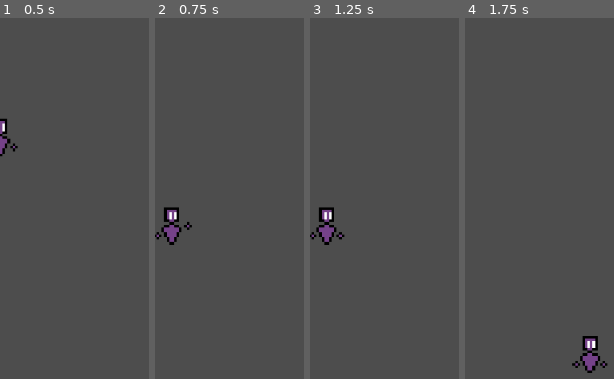
Above: before the commit, frames 1-4 (left to right).
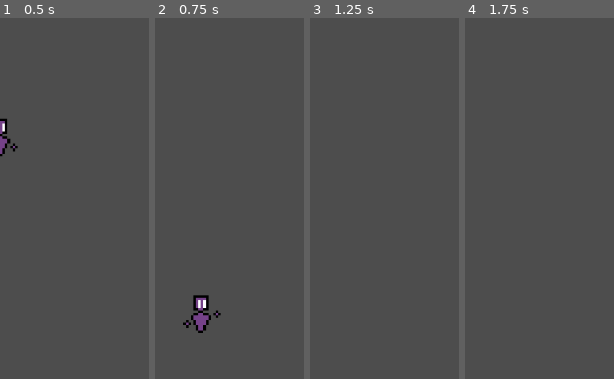
Above: after the commit, the same moments.

Repository: paruparo-dev/dreams-and-nightmares
Game: Godot game, scene res://src/characters/TestPlayer.tscn
Two runs of this game, one before a commit and one after it. Both use one fixed random seed, a clock stepped at 60 frames per second and the inputs below. This scene is started directly instead of the project's main scene.
Inputs:
- Up to frame 1 (0.5 s): no input
- Up to frame 2 (0.75 s): hold D (MoveRight) from 0.53 s (still down); tap J (Attack) at 0.6 s
- Up to frame 3 (1.25 s): keep holding D (MoveRight); tap W (Jump) at 0.77 s
- Up to frame 4 (1.75 s): keep holding D (MoveRight); tap Enter at 1.25 s; tap S (LookDown) at 1.35 s; tap W (Jump) at 1.52 s

Frame 1 is identical in both runs. In frame 2, 2.2% of the frame differs, in the area x 0-45%, y 52-88%; in frame 3, 1.1%; in frame 4, 1.1%.
Error in both runs: Invalid call. Nonexistent function 'bind' in base 'Nil'. (res://src/characters/TestPlayer.gd:25)

Commit message:
feat: add skills component to player and set initial skills to skills component

Diff:
--- a/src/characters/TestPlayer.tscn
+++ b/src/characters/TestPlayer.tscn
@@ -13,6 +13,11 @@
 [ext_resource type="Script" uid="uid://cry6sku51vfo2" path="res://src/states/characters/TestPlayer/HitState.gd" id="10_nvfkx"]
 [ext_resource type="Script" uid="uid://dluohf10cni5h" path="res://src/gameplay/components/HurtboxComponent.gd" id="11_1ttnb"]
 [ext_resource type="Script" uid="uid://c1tm8scuyesdk" path="res://src/states/characters/TestPlayer/StunnedState.gd" id="11_g7itr"]
+[ext_resource type="Script" uid="uid://dwfjopolbsvgq" path="res://src/gameplay/components/SkillsComponent.gd" id="14_g7itr"]
+[ext_resource type="Script" uid="uid://bhgqk86nclp4k" path="res://src/resources/SkillData.gd" id="15_oon4j"]
+[ext_resource type="Resource" uid="uid://gjrbrp4jecii" path="res://src/resources/skills/test_skill_a.tres" id="16_ixums"]
+[ext_resource type="Resource" uid="uid://b0xg3w710tnsh" path="res://src/resources/skills/test_skill_b.tres" id="17_6k1fq"]
+[ext_resource type="Resource" uid="uid://ksy62hibfhkl" path="res://src/resources/skills/test_skill_c.tres" id="18_1ttnb"]
 
 [sub_resource type="CapsuleShape2D" id="CapsuleShape2D_b5xfj"]
 radius = 8.0
@@ -180,13 +185,6 @@
 script = ExtResource("11_g7itr")
 metadata/_custom_type_script = "uid://segyoa1x8o2p"
 
-[node name="HealthComponent" type="Node" parent="." unique_id=1910900014]
-script = ExtResource("10_6k1fq")
-metadata/_custom_type_script = "uid://b0jut5n5qk35e"
-
-[node name="AnimationPlayer" type="AnimationPlayer" parent="." unique_id=260116546]
-libraries/ = SubResource("AnimationLibrary_0f264")
-
 [node name="HurtboxComponent" type="Area2D" parent="." unique_id=365864621]
 script = ExtResource("11_1ttnb")
 metadata/_custom_type_script = "uid://dluohf10cni5h"
@@ -195,3 +193,12 @@
 position = Vector2(0, -16)
 shape = SubResource("CapsuleShape2D_2i4xv")
 debug_color = Color(1, 1, 0, 0.41960785)
+
+[node name="HealthComponent" type="Node" parent="." unique_id=1910900014]
+script = ExtResource("10_6k1fq")
+metadata/_custom_type_script = "uid://b0jut5n5qk35e"
+
+[node name="SkillsComponent" type="Node" parent="." unique_id=856477125]
+script = ExtResource("14_g7itr")
+list = Array[ExtResource("15_oon4j")]([ExtResource("16_ixums"), ExtResource("17_6k1fq"), ExtResource("18_1ttnb")])
+metadata/_custom_type_script = "uid://dwfjopolbsvgq"
